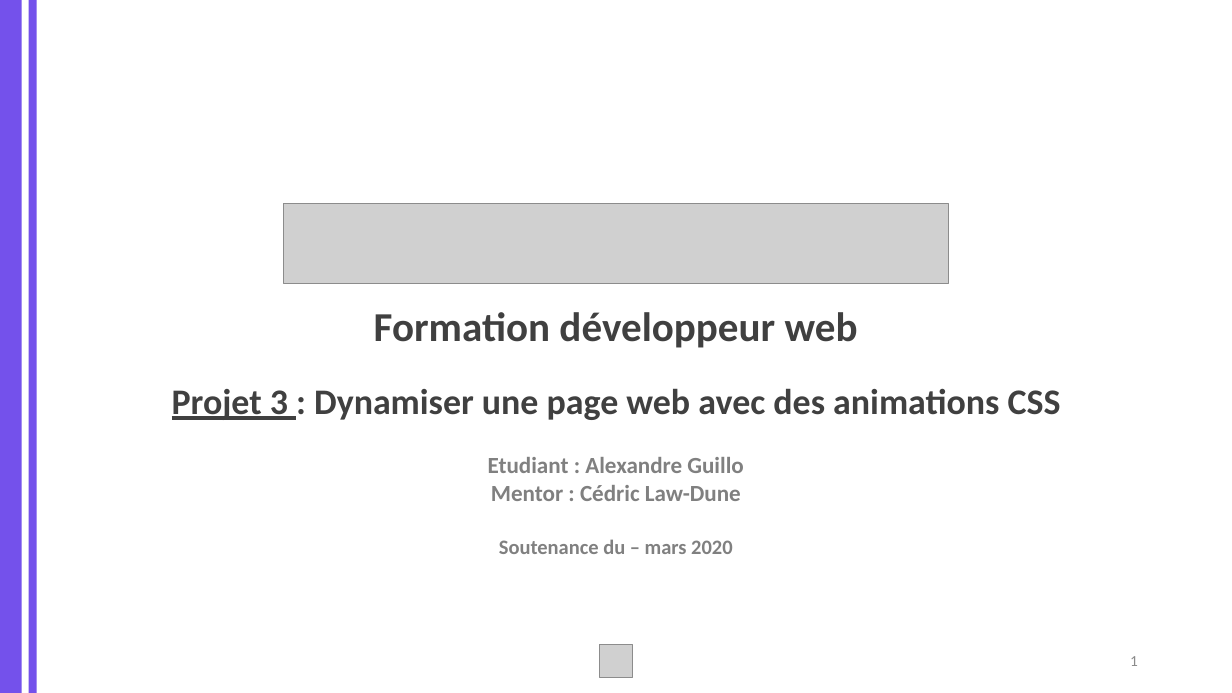
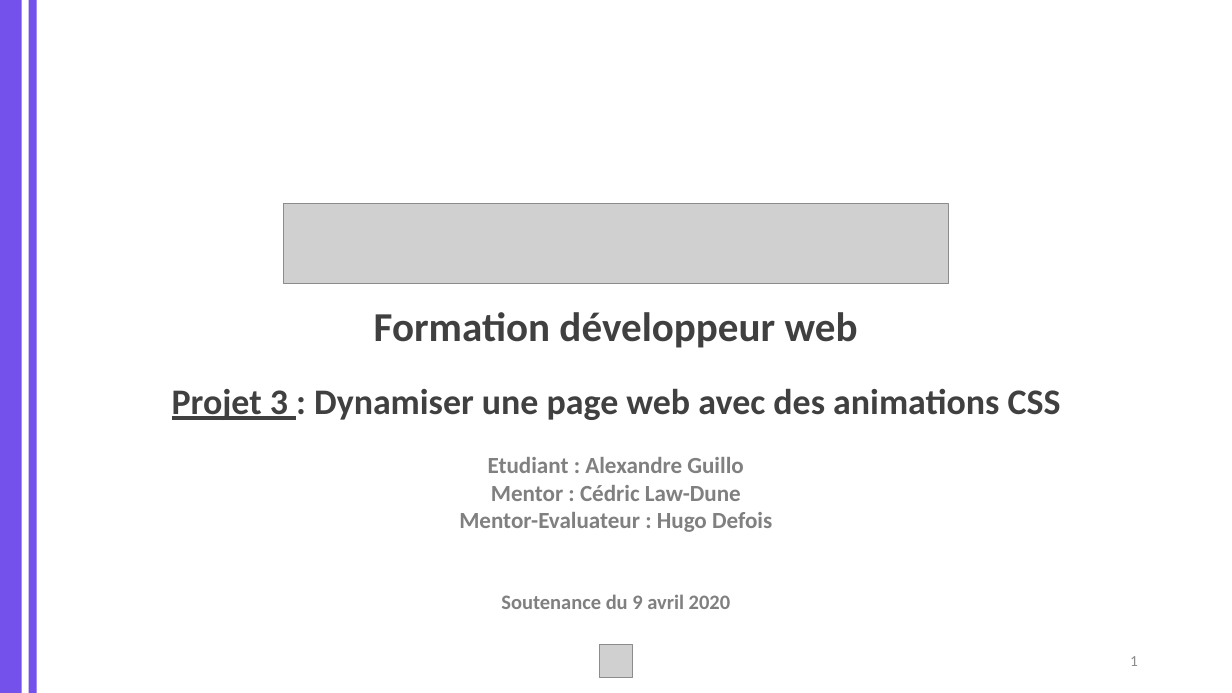
Before and after one commit to MrGyo/Animations-OhMyFood, a slide deck: slide 1 of soutenance/SOUTENANCE_P3_WEBDEV_20200308.pptx. Drawn at 1232x693 pixels with LibreOffice and Linux fonts; fonts in the diff are those of the drawing; grey boxes stand for pictures. Boxes give left, top, right and bottom in pixels: in the first picture for what was removed or moved away, otherwise in the second. Text is boxed around its words. In the diff, an @@ line names an element or a change of style, - is before the commit and + after.

```diff
--- a/soutenance/SOUTENANCE_P3_WEBDEV_20200308.pptx
+++ b/soutenance/SOUTENANCE_P3_WEBDEV_20200308.pptx
@@ text at [459, 512, 772, 609]: text changed; size 16 to 18 pt @@
-Soutenance du – mars 2020
+Mentor-Evaluateur : Hugo Defois
+Soutenance du 9 avril 2020
```
